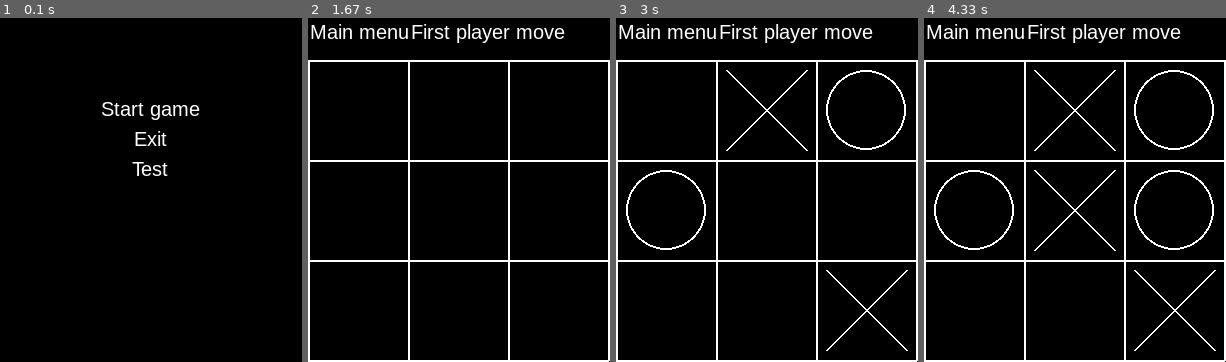
Above: before the commit, frames 1-4 (left to right).
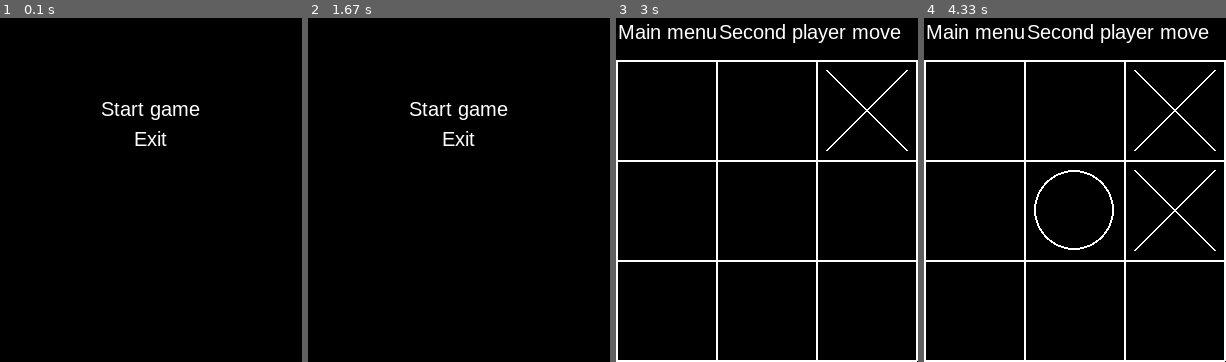
Above: after the commit, the same moments.

Repository: kik0908/Tic-tac-toe-pygame
Game: pygame game, started from main.py
Two runs of this game, one before a commit and one after it. Both use one fixed random seed, a clock stepped at 60 frames per second and the inputs below.
Inputs (mouse positions are in pixels of both pictures, inside the frame that each line leads up to):
- Up to frame 1 (0.1 s): no input
- Up to frame 2 (1.67 s): click (459, 169) at 0.38 s, where only the run before the commit has a clickable "Test"; click (510, 193) at 1.28 s
- Up to frame 3 (3 s): click (872, 310) at 1.85 s; click (703, 162) at 2.18 s; click (757, 104) at 2.52 s; click (836, 97) at 2.85 s
- Up to frame 4 (4.33 s): click (1081, 176) at 3.18 s; click (1135, 162) at 4.08 s

The runs differ from the first frame. In frame 1, 0.2% of the frame differs, in the area x 43-56%, y 41-46%; in frame 2, 6.9%, in the area x 0-100%, y 1-100%; in frame 3, 3.1%; in frame 4, 4.6%.

Commit message:
Single Tic-Tac-Toe v1.0

Diff:
--- a/game_objects.py
+++ b/game_objects.py
@@ -187,9 +187,9 @@
             ans_x[1].append(self.grid[self.cells_count[0] - i - 1][i].value == 'x')
             ans_o[1].append(self.grid[self.cells_count[0] - i - 1][i].value == 'o')
         if any(map(lambda x: all(x), ans_x)):
-            return 'x'
+            return 'X'
         elif any(map(lambda x: all(x), ans_o)):
-            return 'o'
+            return 'O'
 
         ans_x = []
         ans_o = []
@@ -197,9 +197,9 @@
             ans_x.append(all(map(lambda x: x.value == 'x', i)))
             ans_o.append(all(map(lambda x: x.value == 'o', i)))
         if any(ans_x):
-            return 'x'
+            return 'X'
         elif any(ans_o):
-            return 'o'
+            return 'O'
 
         ans_x = []
         ans_o = []
@@ -212,9 +212,9 @@
             ans_x.append(all(_1))
             ans_o.append(all(_2))
         if any(ans_x):
-            return 'x'
+            return 'X'
         elif any(ans_o):
-            return 'o'
+            return 'O'
 
         _c = 0
         for i in self.grid:
@@ -222,7 +222,7 @@
                 if j != GameUnit():
                     _c += 1
         if _c == self.cells_count[0] * self.cells_count[1]:
-            return 'b'
+            return 'Nobody'
 
     @property
     def char(self):
--- a/gui.py
+++ b/gui.py
@@ -1,6 +1,6 @@
 import pygame
 
-from typing import Tuple, Dict
+from typing import Tuple, Dict, Optional
 
 
 class BaseGUIObject:
@@ -36,7 +36,7 @@
         self.rect_style = passive_state
         self.align = align
 
-        self.offset =  pos[2:] if len(pos) == 4 else [0, 0]
+        self.offset = pos[2:] if len(pos) == 4 else [0, 0]
 
         if type(text) == str:
             self.text = {'text': text, 'size': 20, 'color': (255, 255, 255)}
@@ -47,7 +47,7 @@
         self.rect_for_check.left += self.offset[0]
         self.rect_for_check.top += self.offset[1]
 
-        self.text['font'] = text.get('font', 'arial')
+        self.text['font'] = self.text.get('font', 'arial')
         font = pygame.font.match_font(self.text['font'])
         font = pygame.font.Font(font, self.text['size'])
         self.text_surface = font.render(self.text['text'], True, self.text['color'])
@@ -85,7 +85,8 @@
 
 
 class Button(BaseGUIObject):
-    def __init__(self, pos: Tuple[int, int], width, height, text: Dict, func, scene, passive_state, hovered_state=None,
+    def __init__(self, pos: Tuple[int, int, Optional[int], Optional[int]], width, height, text: Dict, func, scene,
+                 passive_state, hovered_state=None,
                  pressed_state=None, name=''):
         """
         ***_state = = {'color': (int, int, int, int), 'bd_color':  (int, int, int, int), 'bd_width': 1}
--- a/scenes.py
+++ b/scenes.py
@@ -131,27 +131,27 @@
                                        {'color': (0, 0, 0), 'bd_color': (255, 255, 255), 'bd_width': -1},
                                        {'color': (40, 40, 40), 'bd_color': (255, 255, 255), 'bd_width': 1}))
 
-        self.objects.append(gui.Button((90, 150), 26, 120, "Test", lambda: self.scene_manager.new_scene(
-            EndGame(pygame.Surface((300, 120)), self.scene_manager), True, (1, 130)), self,
-                                       {'color': (0, 0, 0), 'bd_color': (255, 255, 255), 'bd_width': -1},
-                                       {'color': (40, 40, 40), 'bd_color': (255, 255, 255), 'bd_width': 1}))
-
 
 class EndGame(Scene):
-    def __init__(self, display, scene_manager):
+    def __init__(self, display, scene_manager, side):
         super().__init__(display, scene_manager)
+
+        self.side = side
 
         self.top = display.get_size()[1] / 2
         self.center = display.get_size()[0] / 2
 
     def set_offset(self, x, y):
-        self.objects.append(gui.Button((self.center - 100 - 2, self.top - 25, x, y), 50, 100, "Main menu",
+        self.objects.append(gui.Label((self.center - 50, self.top - 60), 50, 100, f'{self.side} is winner!', self,
+                                      {'color': (0, 0, 0), 'bd_color': (255, 255, 255), 'bd_width': -1}))
+
+        self.objects.append(gui.Button((self.center - 100 - 2, self.top - 5, x, y), 50, 100, "Main menu",
                                        lambda: self.scene_manager.new_scene(
                                            MainMenu(self.scene_manager.display, self.scene_manager)), self,
                                        {'color': (0, 0, 0), 'bd_color': (255, 255, 255), 'bd_width': -1},
                                        {'color': (40, 40, 40), 'bd_color': (255, 255, 255), 'bd_width': 1}))
 
-        self.objects.append(gui.Button((self.center + 2, self.top - 25, x, y), 50, 100, "Return",
+        self.objects.append(gui.Button((self.center + 2, self.top - 5, x, y), 50, 100, "Return",
                                        lambda: self.scene_manager.new_scene(
                                            MainGame(self.scene_manager.display, self.scene_manager)), self,
                                        {'color': (0, 0, 0), 'bd_color': (255, 255, 255), 'bd_width': -1},
@@ -188,13 +188,7 @@
                       {'color': (214, 123, 45), 'bd_color': (255, 255, 255), 'bd_width': -1}, 'left', 'size'))
 
     def __player_win(self, char):
-        _scene = MainGame(self._display, self.scene_manager)
-        if char == 'x':
-            _scene.add_obj(game_objects.Cross((450, 450), 20))
-        elif char == 'o':
-            _scene.add_obj(game_objects.Circle((450, 450), 20))
-
-        self.scene_manager.new_scene(_scene)
+        self.scene_manager.new_scene(EndGame(pygame.Surface((300, 120)), self.scene_manager, char), True, (1, 130))
 
     def __change_size(self):
         self._variables['player'] = 'x' if self._variables['player'] == 'y' else 'y'
